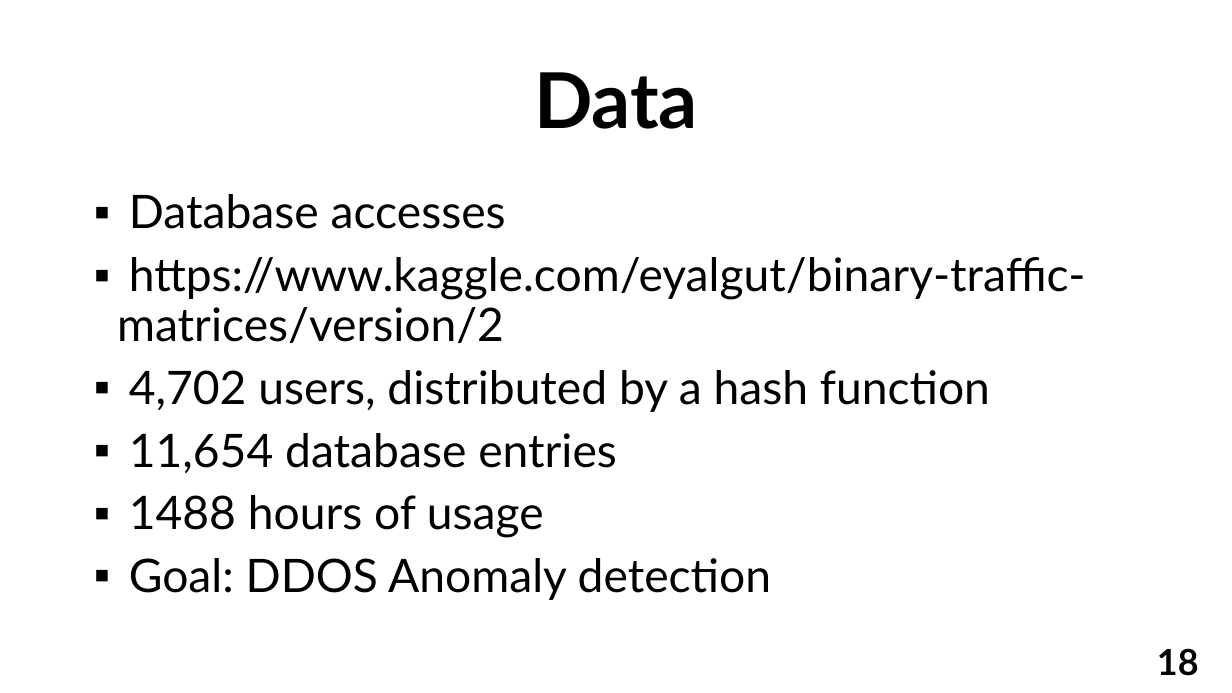
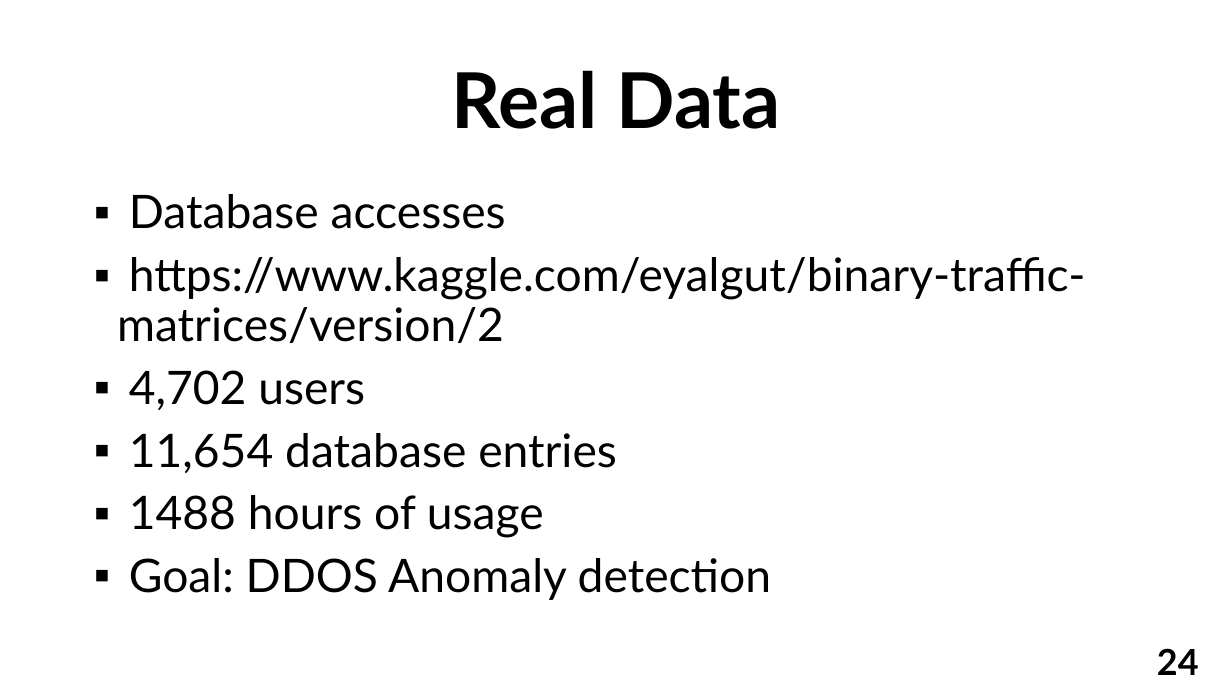
Before and after one commit to YuvalAlf/Distributed-Monitoring, a slide deck: slide 24 of Distributed Monitoring, Real Data Experimental Results.pptx (slide 18 before the commit). Drawn at 1232x693 pixels with LibreOffice and Linux fonts; fonts in the diff are those of the drawing; background and template pictures are left out. Boxes give left, top, right and bottom in pixels: in the first picture for what was removed or moved away, otherwise in the second. Text is boxed around its words. In the diff, an @@ line names an element or a change of style, - is before the commit and + after.

```diff
--- a/Distributed Monitoring, Real Data Experimental Results.pptx
+++ b/Distributed Monitoring, Real Data Experimental Results.pptx
@@ title at bbox=[452, 70, 780, 129]: text changed @@
-Data
+Real Data
@@ text at bbox=[129, 370, 365, 410]: text changed @@
-▪ 4,702 users, distributed by a hash function
+▪ 4,702 users
@@ page number at bbox=[1157, 648, 1199, 675]: text changed @@
-18
+24
```
Also in this commit, not shown: 18 other slides changed, 7 slides added, 23 slides removed.
